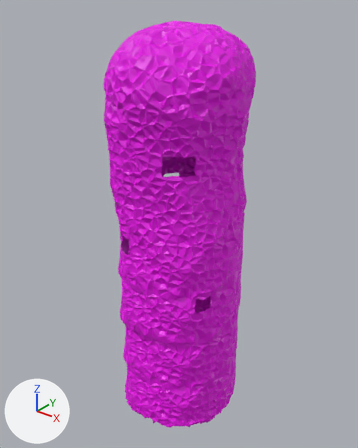
One commit to the glTF model Assets/gltf/well_cylinder.gltf: the scene before it, then after it.
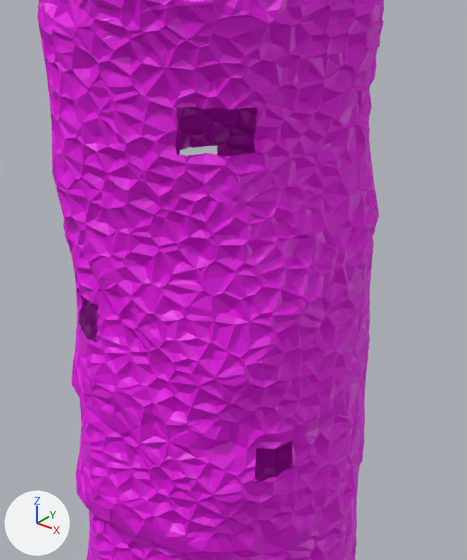
Each version appears first whole from a 50 mm camera at (122.0, -152.9, 66.1) aimed at (-1.3, 1.3, -29.5), and next in a close-up on the part from 25% to 79% of the width and 25% to 77% of the height. Every picture has the same lights, and +X, +Y and +Z are marked at lower left. Vertices at the same position are counted once.

Objects in the first close-up: 'Cylinder.lp'.
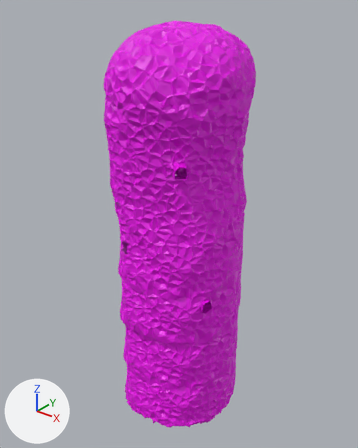
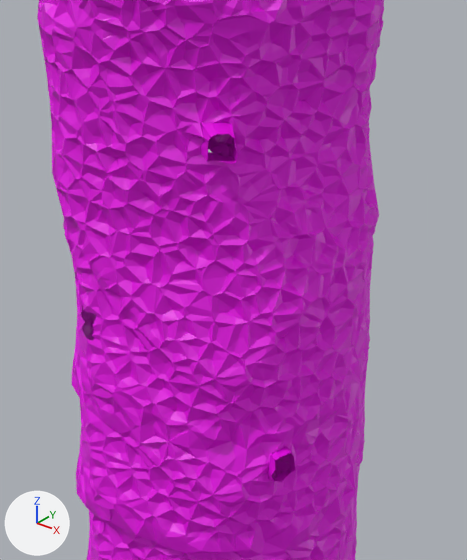
What differs and where, as boxes [x1, y1, x2, y2] in the close-ups (467 x 560 px; the box of a moved part takes in the faces that stretch with it):
part 1 of me_cylinder_004, moved or reshaped: before [76, 135, 226, 349]; after [77, 138, 226, 344]
part 2 of me_cylinder_004, built on: before [168, 97, 264, 165]; after [173, 103, 263, 165]
part 3 of me_cylinder_004, built on: before [245, 422, 309, 485]; after [245, 441, 296, 482]

What the commit changed:
me_cylinder_004 is used by ob_cylinder_lp; location (0.0, 0.0, 0.0).
me_cylinder_004 had 14918 vertices, 29259 faces and spanned x -30.0..29.0, y -31.0..29.0, z -121.0..53.0.
me_cylinder_004 now has 15123 vertices, 29816 faces and spans x -30.0..29.0, y -31.0..29.0, z -121.0..53.0.
me_cylinder_004 part 1: 28 vertices moved from x -27.0..16.0, y -28.0..28.0, z -33.0..30.0 to x -27.0..16.0, y -28.0..29.0, z -33.0..30.0; 198 vertices removed from x -27.0..11.0, y -28.0..29.0, z -33.0..30.0; 297 vertices added at x -27.0..17.0, y -28.0..29.0, z -33.0..29.0.
me_cylinder_004 part 2: 2 vertices moved within x 13.0..18.0, y -23.0..-20.0, z 3.0..10.0; 47 vertices removed from x 11.0..21.0, y -24.0..-16.0, z 3.0..10.0; 103 vertices added at x 12.0..22.0, y -24.0..-17.0, z 3.0..10.0.
me_cylinder_004 part 3: 2 vertices moved within x 23.0..24.0, y -18.0..-16.0, z -55.0..-54.0; 40 vertices removed from x 22.0..26.0, y -19.0..-11.0, z -55.0..-49.0; 90 vertices added at x 23.0..28.0, y -18.0..-12.0, z -56.0..-50.0.
